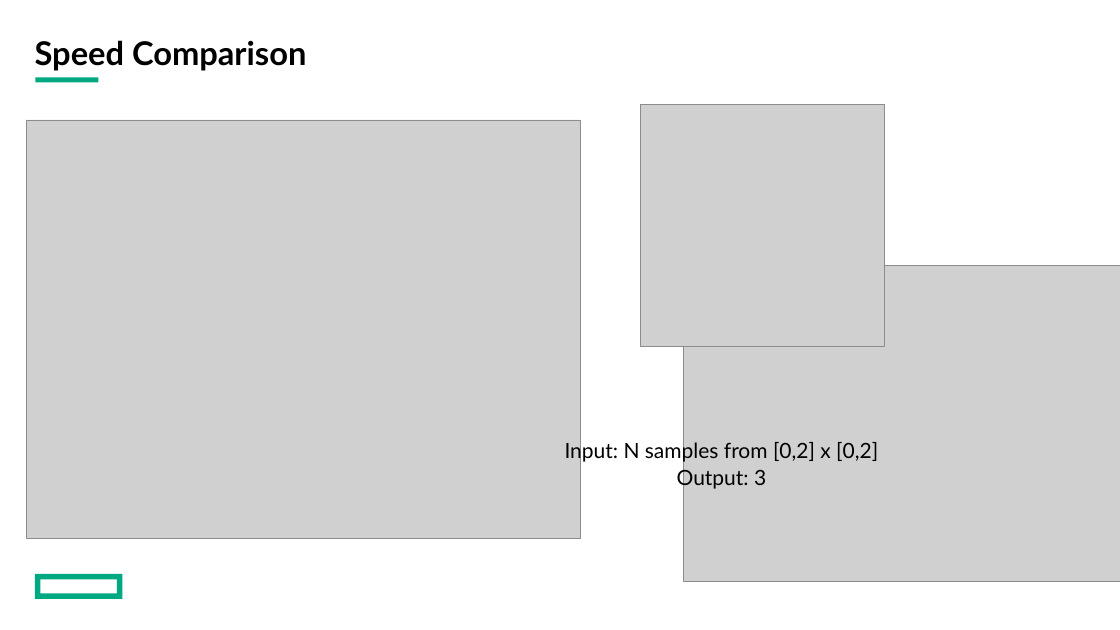
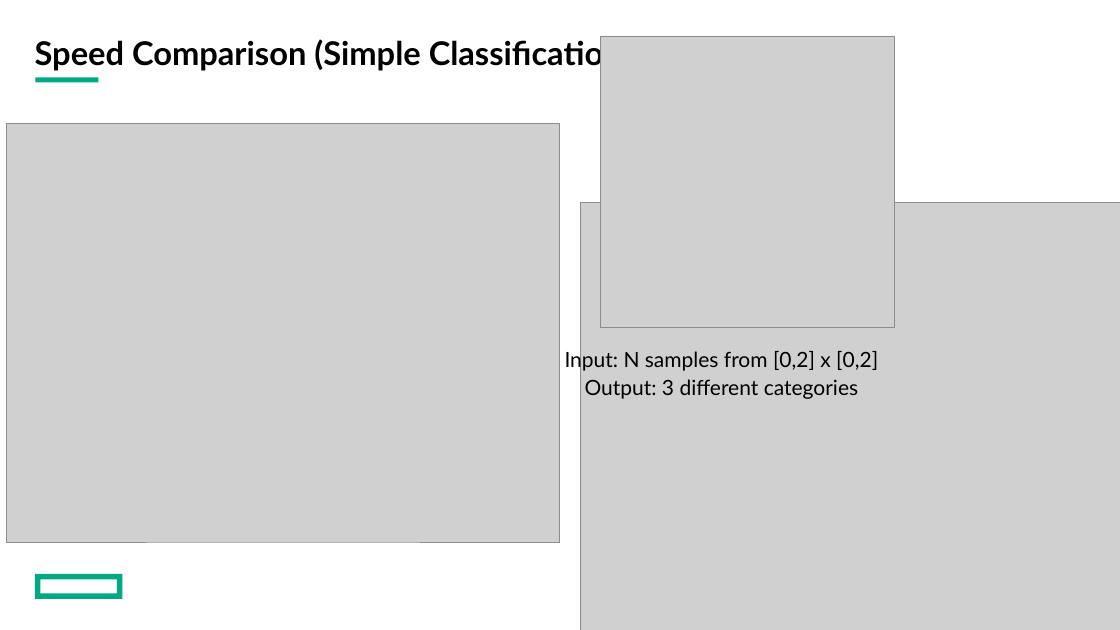
Before and after one commit to Iainmon/ml-chapel, a slide deck: slide 6 of Presentation1.pptx (slide 7 before the commit). Drawn at 1120x630 pixels with LibreOffice and Linux fonts; fonts in the diff are those of the drawing; grey boxes stand for pictures. Boxes give left, top, right and bottom in pixels: in the first picture for what was removed or moved away, otherwise in the second. Text is boxed around its words. In the diff, an @@ line names an element or a change of style, - is before the commit and + after.

```diff
--- a/Presentation1.pptx
+++ b/Presentation1.pptx
@@ title at bbox=[35, 36, 630, 71]: text changed @@
-Speed Comparison
+Speed Comparison (Simple Classification)
@@ picture: place and size @@
-picture at bbox=[640, 104, 885, 347]
+picture at bbox=[600, 36, 894, 328]
@@ picture: place and size @@
-picture at bbox=[26, 120, 580, 539]
+picture at bbox=[6, 124, 560, 542]
@@ picture: place and size @@
-picture at bbox=[684, 266, 1120, 581]
+picture at bbox=[581, 202, 1120, 630]
@@ text "Input: N samples from [0,2] ...": place and size @@
-text "Input: N samples from [0,2] ..." at bbox=[565, 440, 878, 490]
+text "Input: N samples from [0,2] ..." at bbox=[565, 349, 878, 399]
@@ text at bbox=[585, 379, 858, 399]: text changed @@
-Output: 3
+Output: 3 different categories
```
Also in this commit, not shown: 2 slides added, 11 slides removed, 1 other file.
